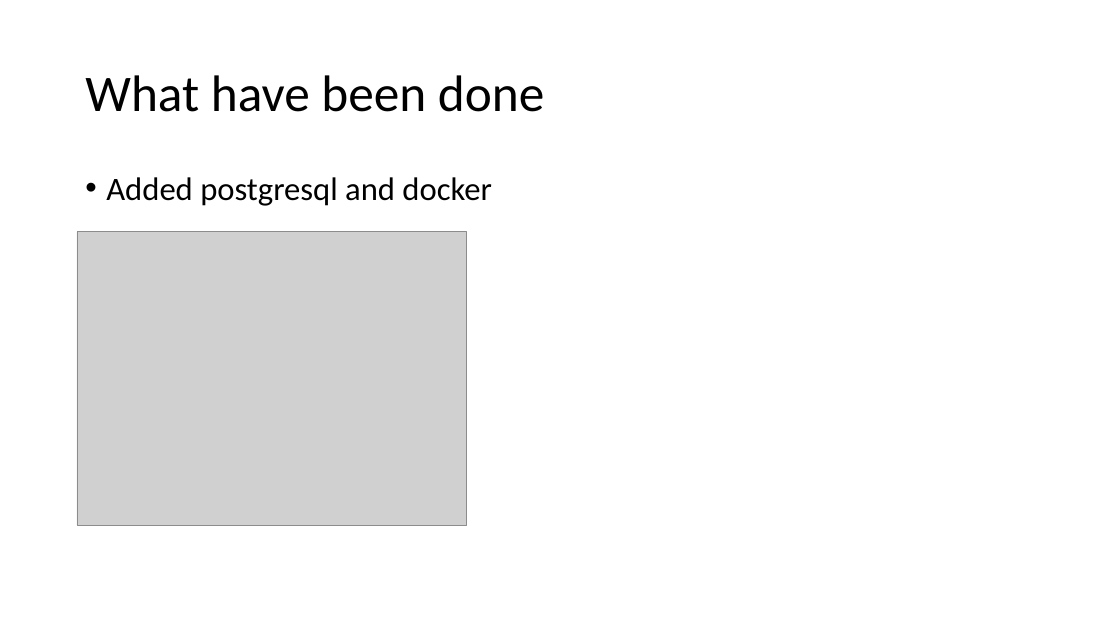
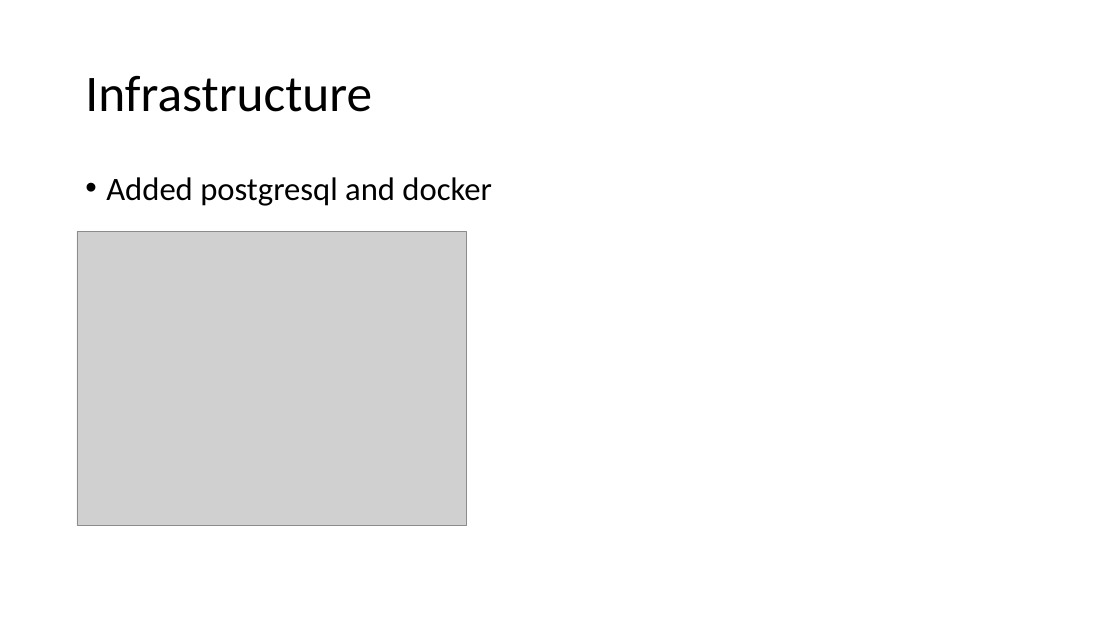
Before and after one commit to NickThe1/kbtu-data-visualization, a slide deck: slide 15 of distrib.pptx (slide 11 before the commit). Drawn at 1120x630 pixels with LibreOffice and Linux fonts; fonts in the diff are those of the drawing; grey boxes stand for pictures. Boxes give left, top, right and bottom in pixels: in the first picture for what was removed or moved away, otherwise in the second. Text is boxed around its words. In the diff, an @@ line names an element or a change of style, - is before the commit and + after.

```diff
--- a/distrib.pptx
+++ b/distrib.pptx
@@ title at box(85, 76, 372, 112): text changed @@
-What have been done
+Infrastructure
```
Also in this commit, not shown: 2 other slides changed, 4 slides added, 4 slides removed, 6 other files.
